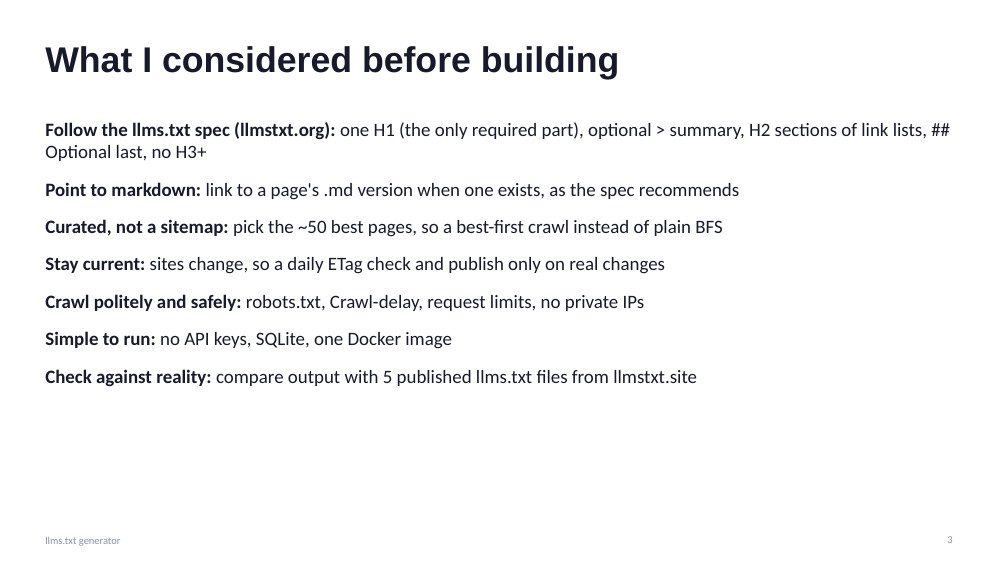
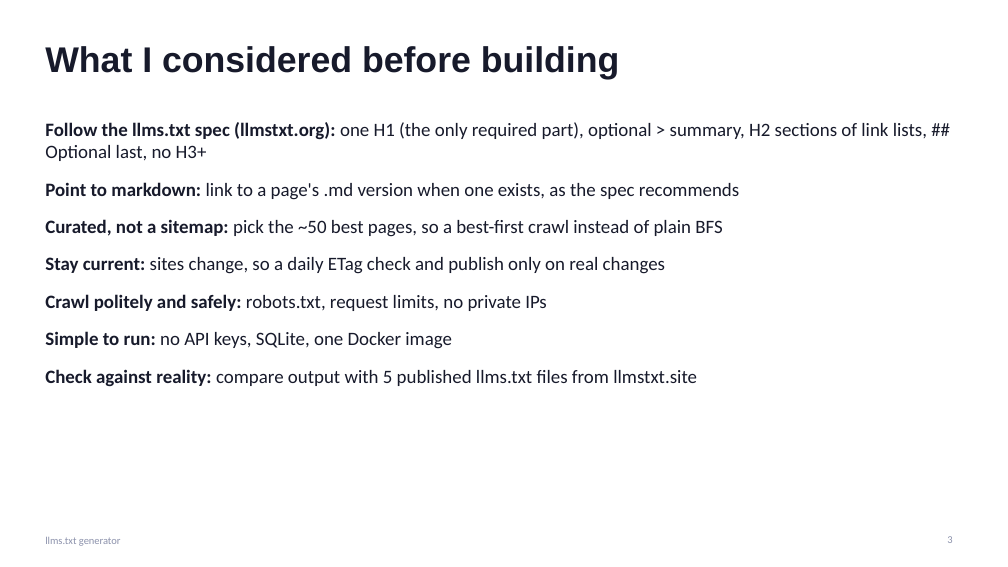
Before and after one commit to nmallekav/llms-txt-nishanth-mallekav, a slide deck: slide 3 of presentation/llms-txt-generator.pptx. Drawn at 1008x567 pixels with LibreOffice and Linux fonts; fonts in the diff are those of the drawing. Boxes give left, top, right and bottom in pixels: in the first picture for what was removed or moved away, otherwise in the second. Text is boxed around its words. In the diff, an @@ line names an element or a change of style, - is before the commit and + after.

```diff
--- a/presentation/llms-txt-generator.pptx
+++ b/presentation/llms-txt-generator.pptx
@@ text at (x1=45, y1=294, x2=547, y2=311): text changed @@
-• Crawl politely and safely: robots.txt, Crawl-delay, request limits, no private IPs
+• Crawl politely and safely: robots.txt, request limits, no private IPs
```
Also in this commit, not shown: 7 other slides changed, 35 other files.
